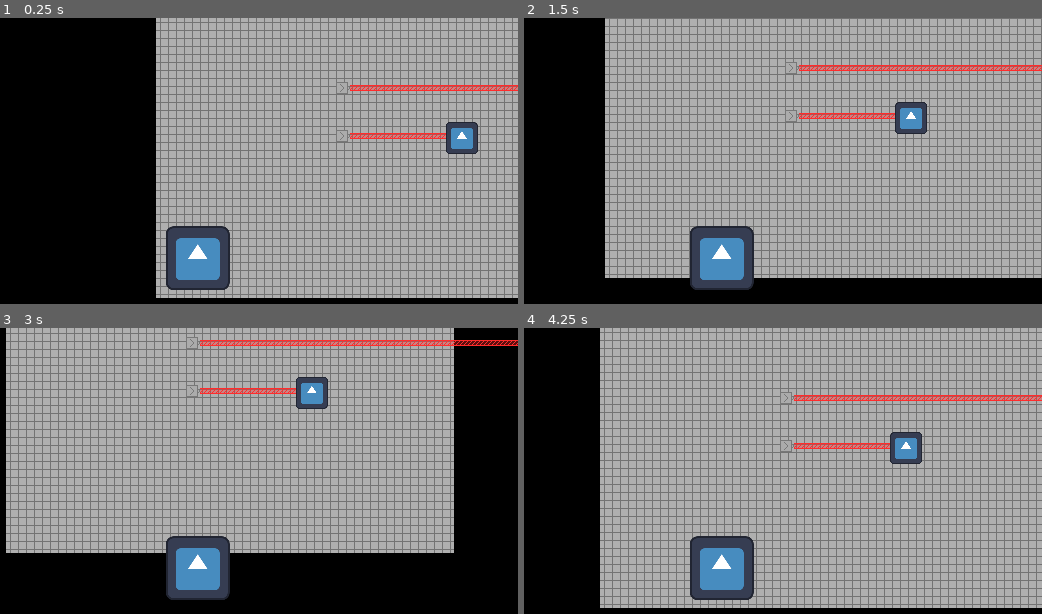
Above: before the commit, frames 1-4 (two rows, left to right).
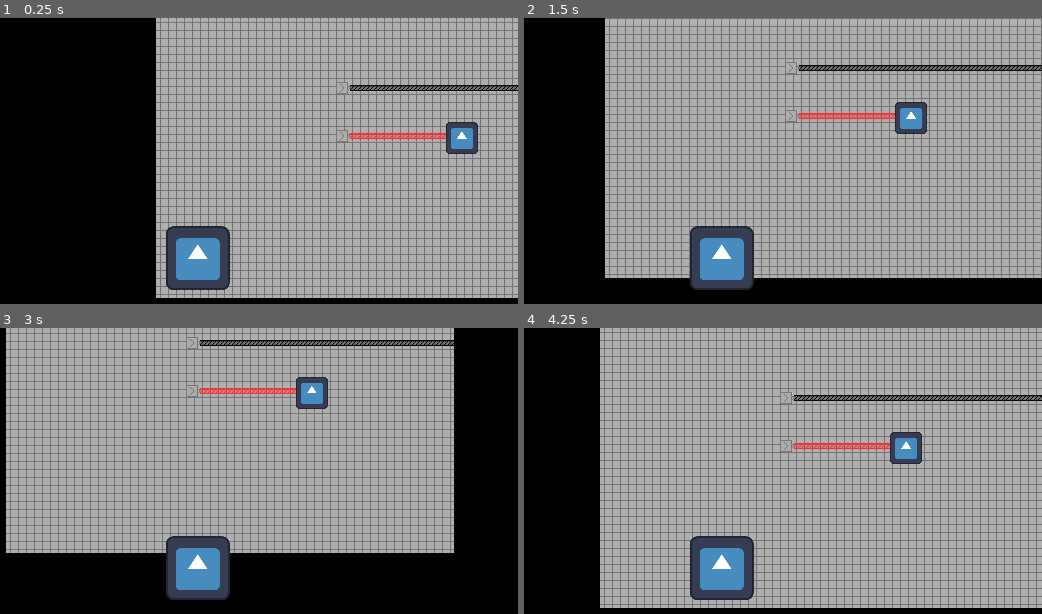
Above: after the commit, the same moments.

Repository: luminous-sky/Light-Puzzles
Game: Godot game, scene res://main/main.tscn
Same seed, same stepped clock (60 frames per second), same inputs: the game is played once before the commit and once after it. The engine's default icon, where the game draws it, is replaced by a stand-in: a white triangle on a blue panel in a dark square.
Inputs:
- Up to frame 1 (0.25 s): no input
- Up to frame 2 (1.5 s): tap Enter at 0.5 s; hold Right (right) 0.53-1.28 s; hold Down (down) from 1.28 s (still down)
- Up to frame 3 (3 s): release Down (down) at 2.03 s; hold Right (right) 2.03-2.78 s; hold Up (up) from 2.78 s (still down)
- Up to frame 4 (4.25 s): release Up (up) at 3.53 s; hold Left (left) from 3.53 s (still down)

The runs differ from the first frame. In frame 1, 0.7% of the frame differs, in the area x 67-100%, y 23-26%; in frame 2, 1.0%; in frame 3, 1.3%, in the area x 38-100%, y 4-7%; in frame 4, 1.0%.

Commit message:
Implement different laser colors
Implement changing the laser color based on an enum variable by swapping
the laser's sprite when a new color is needed.

Create color enums to make it easier to combine colors later on.

Diff:
--- /dev/null
+++ b/src/laser/color_model.gd
@@ -0,0 +1,19 @@
+class_name ColorModel
+extends Node
+## Provides color functions for lasers.
+
+## RGB additive colors using bitwise operators
+enum RGB {
+	NONE = 0,
+	RED = 1,
+	GREEN = 2,
+	BLUE = 4,
+	YELLOW = RED | GREEN,
+	MAGENTA = RED | BLUE,
+	CYAN = GREEN | BLUE,
+	WHITE = RED | GREEN | BLUE,
+}
+
+## Adds two RGB colors together
+static func add_rgb(c1: RGB, c2: RGB) -> RGB:
+	return c1 | c2
--- /dev/null
+++ b/src/laser/laser_color.gd
@@ -0,0 +1,56 @@
+class_name LaserColor
+extends Sprite2D
+
+
+## Aligned to ColorModel enums to make conversions easier
+enum LASER_COLOR {
+	NONE = ColorModel.RGB.NONE,
+	RED = ColorModel.RGB.RED,
+}
+
+static var sprites: Dictionary[LASER_COLOR, CompressedTexture2D] = {
+	LASER_COLOR.NONE: preload("uid://cdha162jvnxn3"),
+	LASER_COLOR.RED: preload("uid://ckqulie4bhgpm"),
+}
+
+
+## The color of this laser.
+@export var color: LASER_COLOR = LASER_COLOR.NONE
+
+
+func _ready() -> void:
+	update_color()
+
+	# Color addition test
+	print(add_colors(LASER_COLOR.NONE, LASER_COLOR.NONE), " vs. ", LASER_COLOR.NONE)
+	print(add_colors(LASER_COLOR.NONE, LASER_COLOR.RED), " vs. ", LASER_COLOR.RED)
+	print(add_colors(LASER_COLOR.RED, LASER_COLOR.RED), " vs. ", LASER_COLOR.RED)
+
+
+## Changes the laser's length to the specified length.
+func set_length(new_len: float) -> void:
+	region_rect.size.x = new_len
+
+
+## Changes the laser's texture.
+func update_color() -> void:
+	if color not in sprites:
+		print("Unimplemented laser color!")
+		return
+
+	texture = sprites[color]
+
+
+## Adds two colors together.
+static func add_colors(c1: LASER_COLOR, c2: LASER_COLOR) -> LASER_COLOR:
+	var c1_rgb = c1 in ColorModel.RGB.values()
+	var c2_rgb = c2 in ColorModel.RGB.values()
+
+	var result: LASER_COLOR = LASER_COLOR.NONE
+
+	if c1_rgb and c2_rgb:
+		result = ColorModel.add_rgb(
+			c1 as ColorModel.RGB, c2 as ColorModel.RGB
+		) as LASER_COLOR
+
+	return result
--- /dev/null
+++ b/src/laser/laser_color.tscn
@@ -0,0 +1,13 @@
+[gd_scene format=3 uid="uid://c452n4sularn0"]
+
+[ext_resource type="Script" uid="uid://crwoiumyv6by3" path="res://laser/laser_color.gd" id="1_a3nf0"]
+[ext_resource type="Texture2D" uid="uid://ckqulie4bhgpm" path="res://assets/red_laser.png" id="1_hyv65"]
+
+[node name="LaserColor" type="Sprite2D" unique_id=736237227]
+texture_repeat = 2
+texture = ExtResource("1_hyv65")
+centered = false
+offset = Vector2(0, -8)
+region_enabled = true
+region_rect = Rect2(0, 0, 16, 16)
+script = ExtResource("1_a3nf0")
--- a/src/laser/laser_pointer.gd
+++ b/src/laser/laser_pointer.gd
@@ -1,21 +1,28 @@
+class_name LaserPointer
 extends RigidBody2D
 
 
-## The maximum length the laser can travel
+## The maximum length the laser can travel.
 @export var max_length: float = 512.0
+
+## The color this laser pointer should output.
+@export var color: LaserColor.LASER_COLOR = LaserColor.LASER_COLOR.NONE
 
 
 func _ready() -> void:
 	var raycast_target: Vector2 = max_length * global_transform.x
 	$RayCast.target_position = raycast_target
 
+	$LaserColor.color = color
+	$LaserColor.update_color()
+
 
 func _physics_process(delta: float) -> void:
 	_update_length()
 
 
-## Updates the laser's length based to either max_length or to the RayCast2D's target
-## Returns the new length
+## Updates the laser's length based to either max_length or to the RayCast2D's target.
+## Returns the new laser length.
 func _update_length() -> float:
 	var length: float = 0
 	if not $RayCast.is_colliding():
@@ -24,11 +31,6 @@
 		var offset: Vector2 = $RayCast.get_collision_point() - $RayCast.global_position
 		length = offset.length()
 
-	_set_length(length)
+	$LaserColor.set_length(length)
 
 	return length
-
-
-## Changes the laser's length to the specified length
-func _set_length(new_len: float) -> void:
-	$Laser.region_rect.size.x = new_len
--- a/src/laser/laser_pointer.tscn
+++ b/src/laser/laser_pointer.tscn
@@ -1,8 +1,8 @@
 [gd_scene format=3 uid="uid://c61dqmjejmjks"]
 
-[ext_resource type="Texture2D" uid="uid://ckqulie4bhgpm" path="res://assets/red_laser.png" id="1_dvkcg"]
 [ext_resource type="Script" uid="uid://xwupwhmn0lqn" path="res://laser/laser_pointer.gd" id="1_kvh7j"]
 [ext_resource type="Texture2D" uid="uid://drlhpusln6tig" path="res://assets/laser_pointer.png" id="2_lougl"]
+[ext_resource type="PackedScene" uid="uid://c452n4sularn0" path="res://laser/laser_color.tscn" id="4_er55e"]
 
 [sub_resource type="RectangleShape2D" id="RectangleShape2D_moqhw"]
 size = Vector2(12, 12)
@@ -16,14 +16,8 @@
 [node name="CollisionShape2D" type="CollisionShape2D" parent="." unique_id=1301223146]
 shape = SubResource("RectangleShape2D_moqhw")
 
-[node name="Laser" type="Sprite2D" parent="." unique_id=1856397248]
-texture_repeat = 2
+[node name="LaserColor" parent="." unique_id=736237227 instance=ExtResource("4_er55e")]
 position = Vector2(8, 0)
-texture = ExtResource("1_dvkcg")
-centered = false
-offset = Vector2(0, -8)
-region_enabled = true
-region_rect = Rect2(0, 0, 16, 16)
 
 [node name="RayCast" type="RayCast2D" parent="." unique_id=1339955392]
 position = Vector2(8, 0)
--- a/src/main/main.tscn
+++ b/src/main/main.tscn
@@ -29,6 +29,7 @@
 
 [node name="LaserPointer2" parent="." unique_id=1062425178 instance=ExtResource("4_c651c")]
 position = Vector2(186, -162)
+color = 1
 
 [node name="StaticBody2D" type="StaticBody2D" parent="." unique_id=149755564]
 position = Vector2(306, -160)
Not shown, added: src/laser/color_model.gd.uid
Not shown, added: src/laser/laser_color.gd.uid
